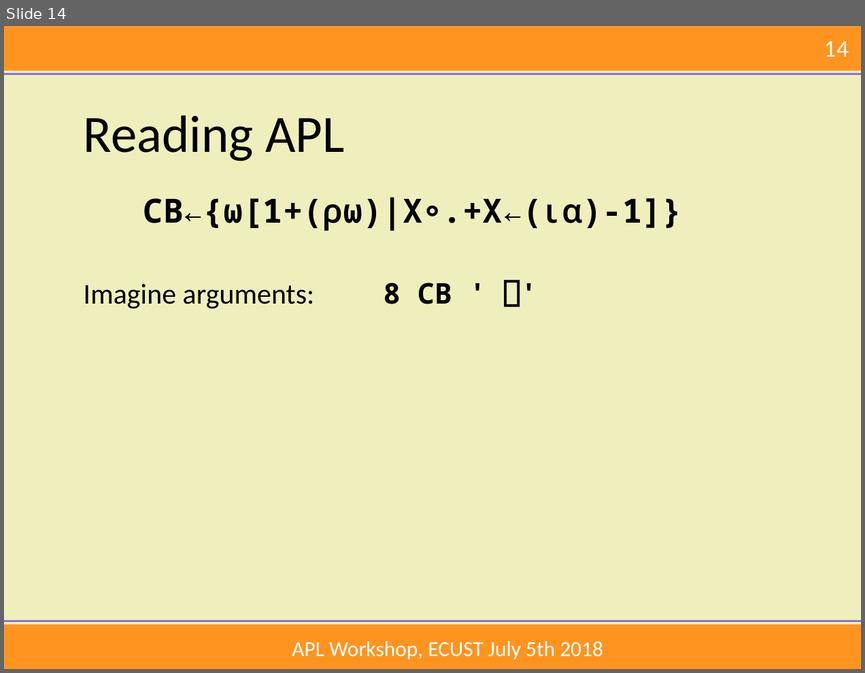
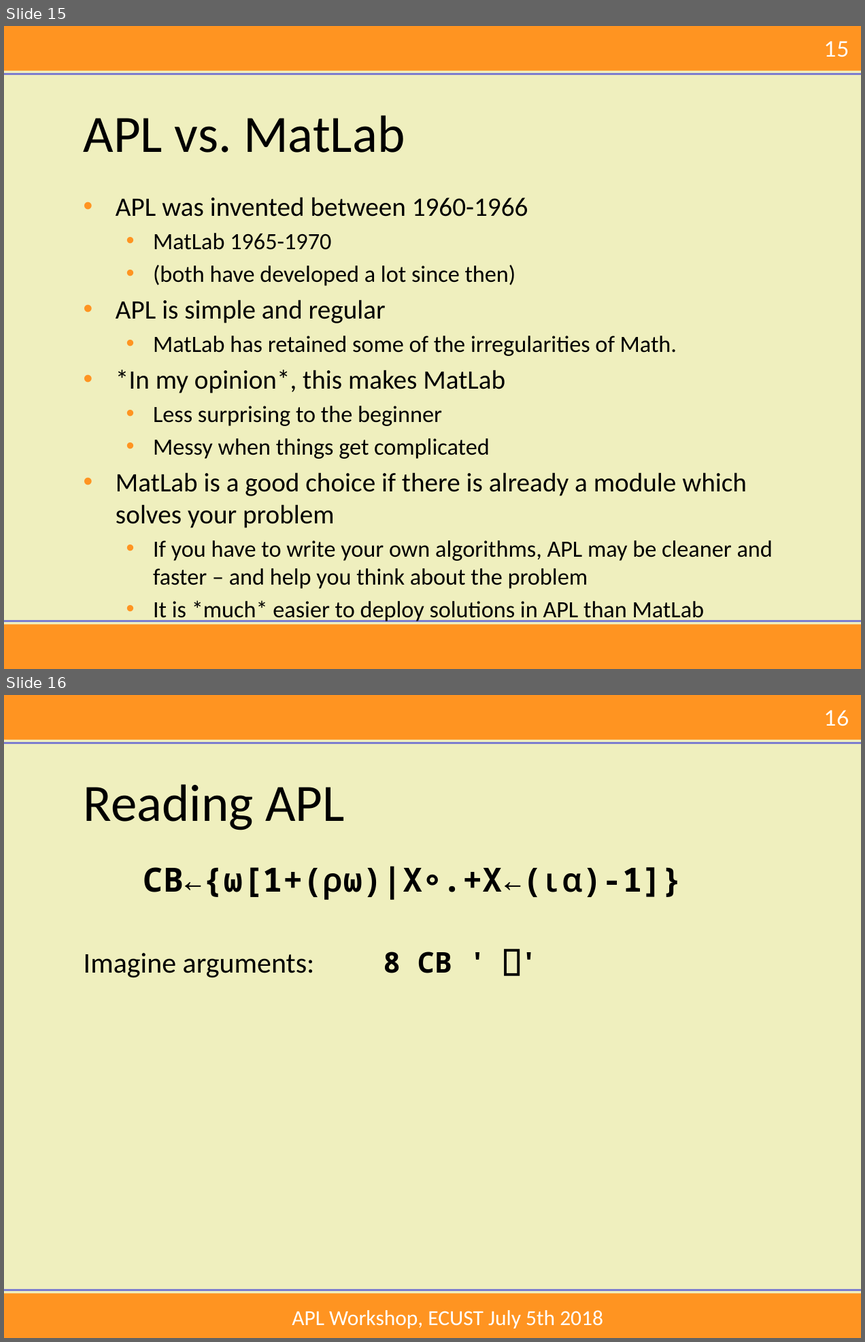
Before and after one commit to mkromberg/ECUST2018, a slide deck: Intro.pptx. Shown one above the other, each under a label of ours: slide 14 before the commit, slides 15 and 16 after it. The pictures are 865x673 and 865x1342 pixels, drawn with LibreOffice and Linux fonts; fonts in the diff are those of the drawing; background and template pictures are left out. Boxes give left, top, right and bottom in pixels: in the first picture for what was removed or moved away, otherwise in the second. Text is boxed around its words. In the diff, an @@ line names an element or a change of style, - is before the commit and + after.

```diff
--- a/Intro.pptx
+++ b/Intro.pptx
@@ slide 15 added at (4,26,861,669), background #EFEFBE; not listed: 5 template elements that a slide beside it also shows @@
@@ title added at (84,115,405,152), 44 pt, text #000000 @@
+APL vs. MatLab
@@ text added at (116,197,772,622), 19.6 pt, text #000000 @@
+• APL was invented between 1960-1966
+  • MatLab 1965-1970
+  • (both have developed a lot since then)
+• APL is simple and regular
+  • MatLab has retained some of the irregularities of Math.
+• *In my opinion*, this makes MatLab
+  • Less surprising to the beginner
+  • Messy when things get complicated
+• MatLab is a good choice if there is already a module which solves your problem
+  • If you have to write your own algorithms, APL may be cleaner and faster – and help you think about the problem
+  • It is *much* easier to deploy solutions in APL than MatLab
@@ what was slide 14 is now slide 16 @@
@@ page number at (824,710,849,726): text changed @@
-14
+16
```
Also in this commit, not shown: 7 slides changed, 4 other slides added, 7 slides removed, 1 other file.
